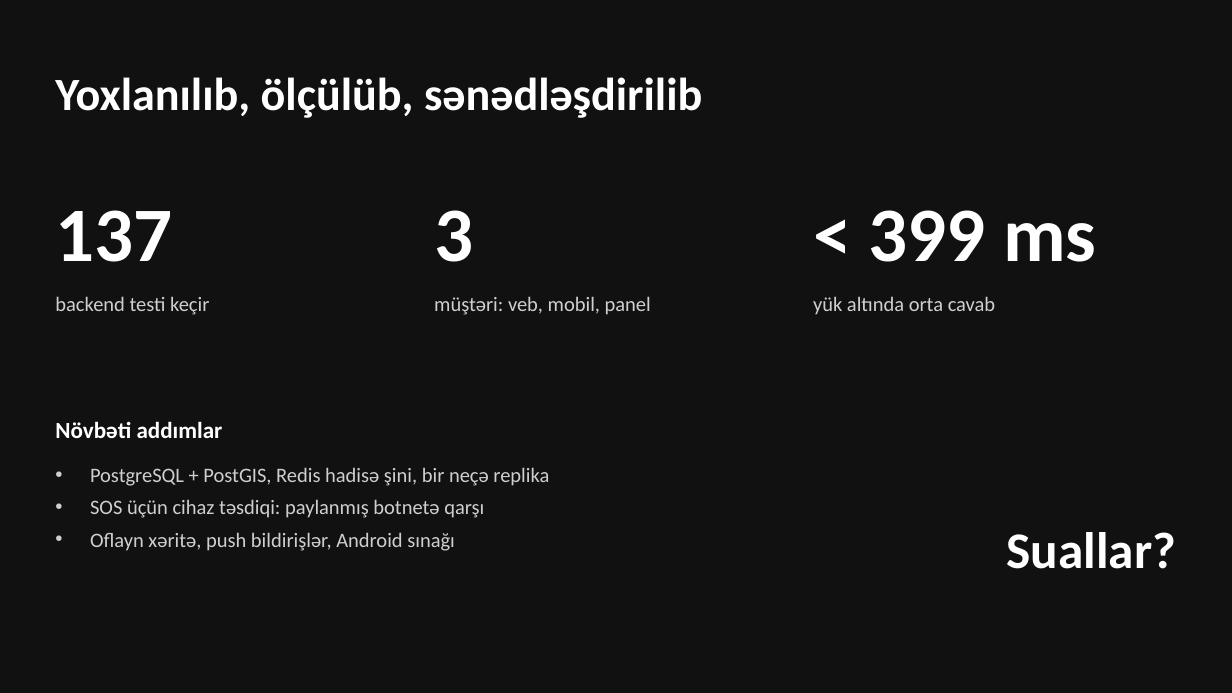
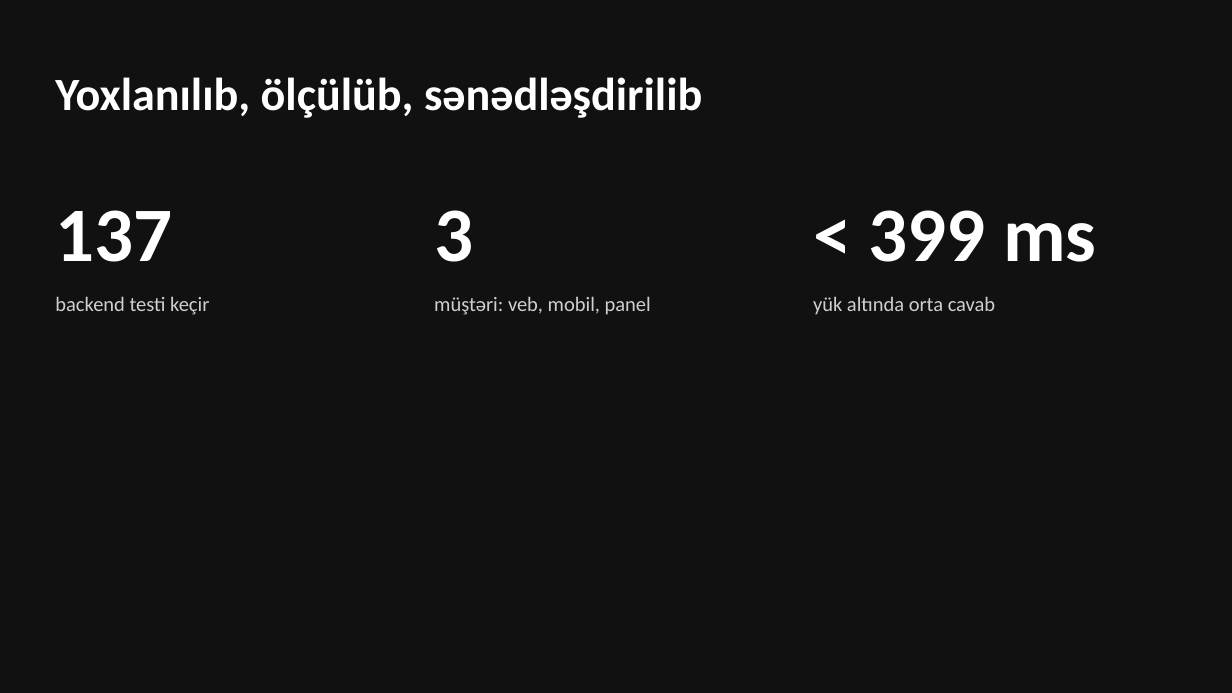
Before and after one commit to rovsenrza/Urban-Crisis-Crowd-Evacuation-Engine, a slide deck: slide 15 of docs/presentation/evakuasiya-mudafie.pptx (slide 16 before the commit). Drawn at 1232x693 pixels with LibreOffice and Linux fonts; fonts in the diff are those of the drawing. Boxes give left, top, right and bottom in pixels: in the first picture for what was removed or moved away, otherwise in the second. Text is boxed around its words. In the diff, an @@ line names an element or a change of style, - is before the commit and + after.

```diff
--- a/docs/presentation/evakuasiya-mudafie.pptx
+++ b/docs/presentation/evakuasiya-mudafie.pptx
@@ text removed at [55, 421, 223, 438] @@
-Növbəti addımlar
@@ text removed at [90, 467, 549, 551] @@
-• PostgreSQL + PostGIS, Redis hadisə şini, bir neçə replika
-• SOS üçün cihaz təsdiqi: paylanmış botnetə qarşı
-• Oflayn xəritə, push bildirişlər, Android sınağı
@@ text removed at [1007, 532, 1176, 569] @@
-Suallar?
```
Also in this commit, not shown: 2 other slides changed, 1 slide added, 1 slide removed, 1 other file.
